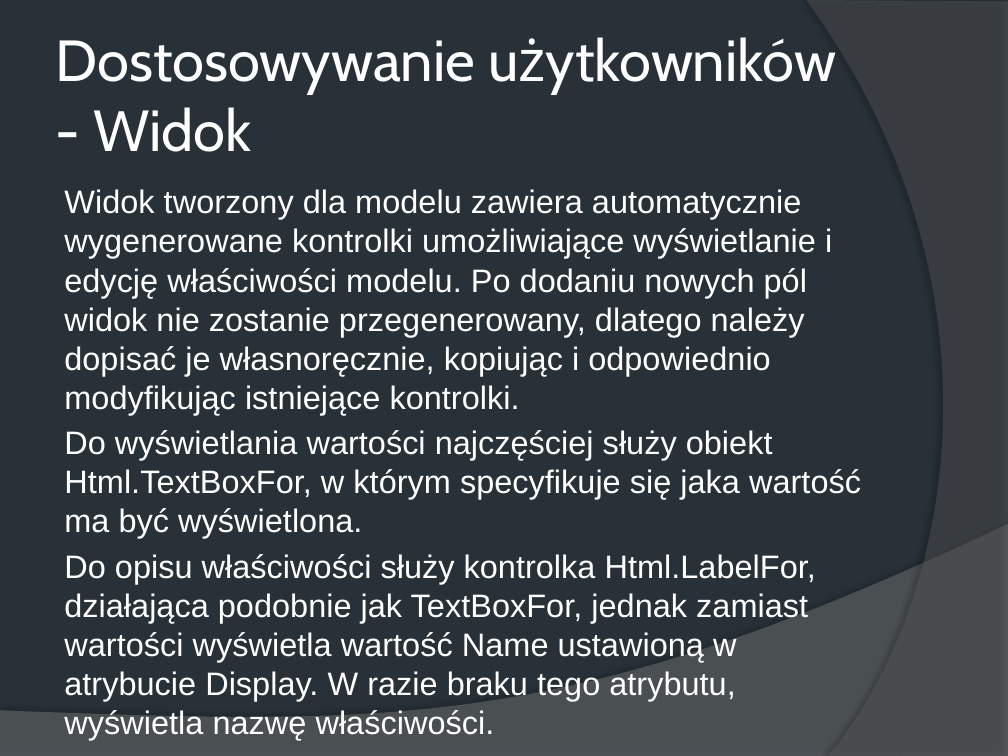
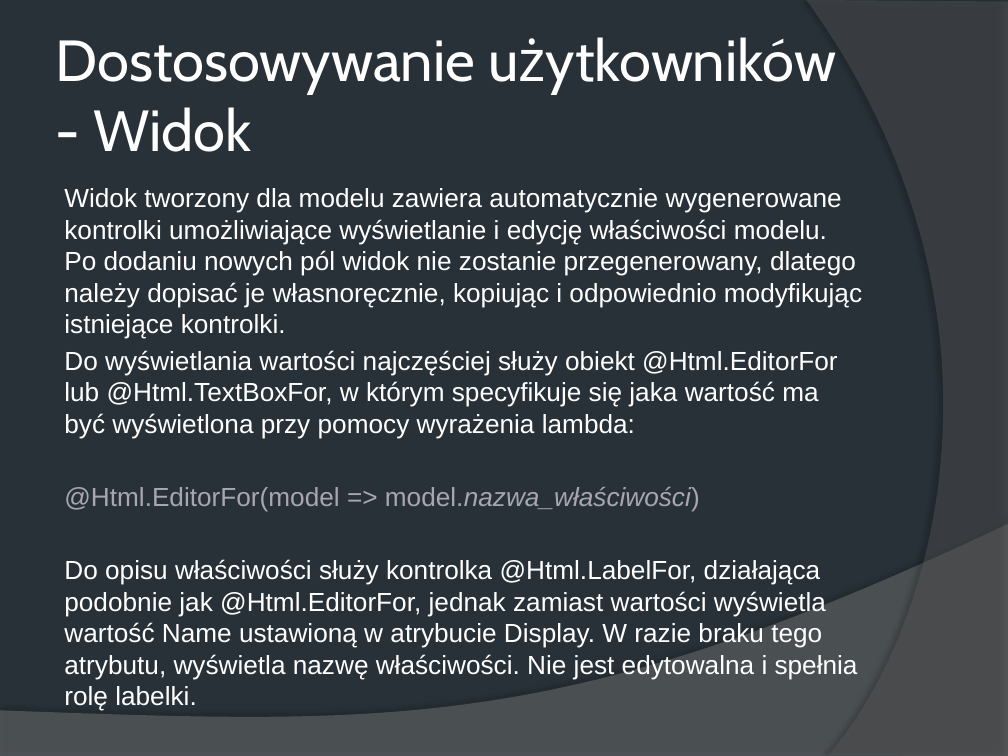
Before and after one commit to wiwlm/HotelMVC, a slide deck: slide 40 of Aplikacje MVC.pptx (slide 39 before the commit). Drawn at 1008x756 pixels with LibreOffice and Linux fonts; fonts in the diff are those of the drawing. Boxes give left, top, right and bottom in pixels: in the first picture for what was removed or moved away, otherwise in the second. Text is boxed around its words. In the diff, an @@ line names an element or a change of style, - is before the commit and + after.

```diff
--- a/Aplikacje MVC.pptx
+++ b/Aplikacje MVC.pptx
@@ text at (64, 188, 862, 339): size 23.2 to 18.8 pt in "Widok tworzony dla modelu zawiera automatycznie wygenerowane ..." @@
@@ text at (64, 350, 858, 680): text changed; size 23.2 to 18.8 pt @@
-Do wyświetlania wartości najczęściej służy obiekt Html.TextBoxFor, w którym specyfikuje się jaka wartość ma być wyświetlona.
-Do opisu właściwości służy kontrolka Html.LabelFor, działająca podobnie jak TextBoxFor, jednak zamiast wartości wyświetla wartość Name ustawioną w atrybucie Display. W razie braku tego atrybutu, wyświetla nazwę właściwości.
+Do wyświetlania wartości najczęściej służy obiekt @Html.EditorFor lub @Html.TextBoxFor, w którym specyfikuje się jaka wartość ma być wyświetlona przy pomocy wyrażenia lambda:
+@Html.EditorFor(model => model.nazwa_właściwości)
+Do opisu właściwości służy kontrolka @Html.LabelFor, działająca podobnie jak @Html.EditorFor, jednak zamiast wartości wyświetla wartość Name ustawioną w atrybucie Display. W razie braku tego atrybutu, wyświetla nazwę właściwości. Nie jest edytowalna i spełnia rolę labelki.
```
Also in this commit, not shown: 6 other slides changed, 19 slides added, 1 slide removed, 16 other files.
